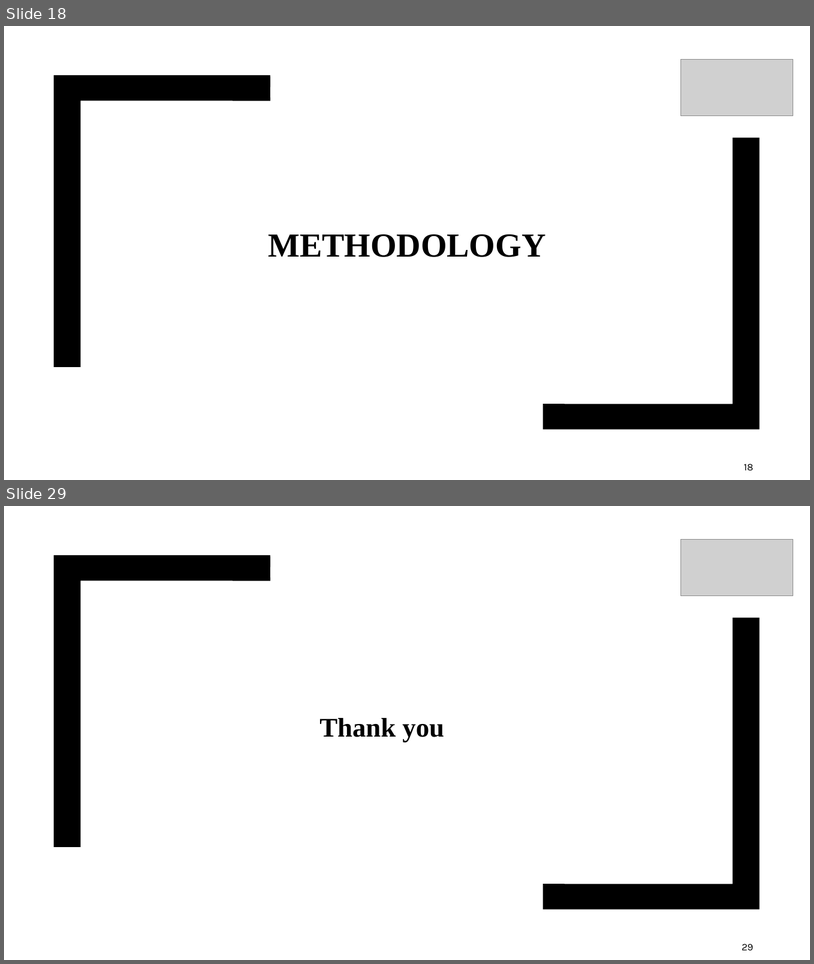
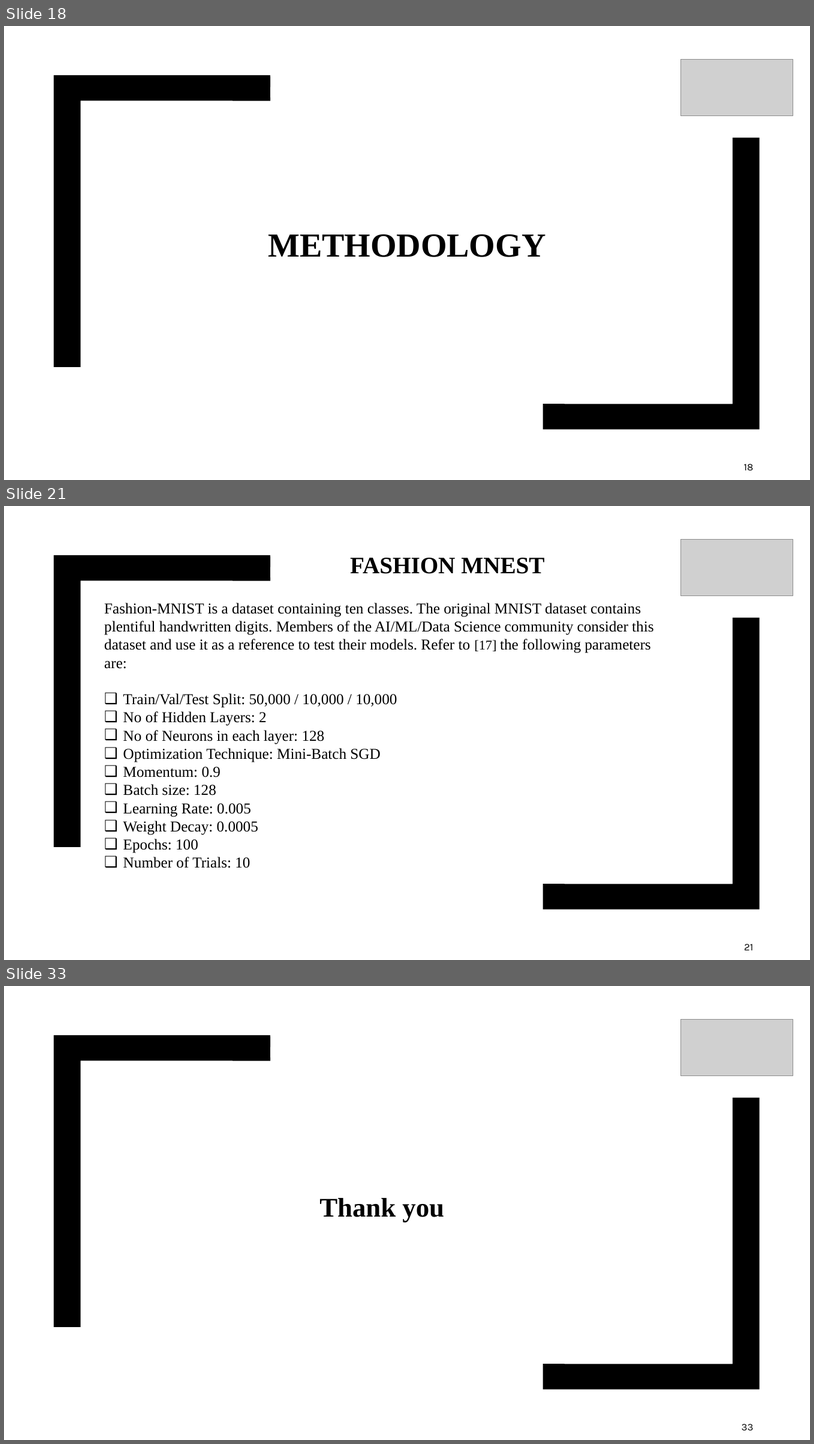
Before and after one commit to Umairnu/Research-Thesis-MS, a slide deck: Proposal and ppt/Tanhexp [Autosaved].pptx. Shown one above the other, each under a label of ours: slides 18 and 29 before the commit, slides 18, 21 and 33 after it; the slides between them are not shown. The pictures are 814x964 and 814x1444 pixels, drawn with LibreOffice and Linux fonts; fonts in the diff are those of the drawing; grey boxes stand for pictures. Boxes give left, top, right and bottom in pixels: in the first picture for what was removed or moved away, otherwise in the second. Text is boxed around its words. In the diff, an @@ line names an element or a change of style, - is before the commit and + after.

```diff
--- a/Proposal and ppt/Tanhexp [Autosaved].pptx
+++ b/Proposal and ppt/Tanhexp [Autosaved].pptx
@@ slide 21 added at [4,506,810,960], background #FFFFFF; not listed: 2 template elements that a slide beside it also shows @@
@@ picture added at [681,539,793,595] @@
@@ title added at [350,558,545,574], 28 pt, text #000000, bold @@
+FASHION MNEST
@@ text added at [104,603,654,868], 18 pt, text #000000 @@
+Fashion-MNIST is a dataset containing ten classes. The original MNIST dataset contains plentiful handwritten digits. Members of the AI/ML/Data Science community consider this dataset and use it as a reference to test their models. Refer to [17] the following parameters are:
+❑ Train/Val/Test Split: 50,000 / 10,000 / 10,000
+❑ No of Hidden Layers: 2
+❑ No of Neurons in each layer: 128
+❑ Optimization Technique: Mini-Batch SGD
+❑ Momentum: 0.9
+❑ Batch size: 128
+❑ Learning Rate: 0.005
+❑ Weight Decay: 0.0005
+❑ Epochs: 100
+❑ Number of Trials: 10
@@ page number added at [744,943,753,950], 12 pt, text #000000 @@
+21
@@ what was slide 29 is now slide 33 @@
@@ page number at [742,1423,754,1431]: text changed @@
-29
+33
```
Also in this commit, not shown: 15 slides changed, 11 other slides added, 8 slides removed, 3 other files.
